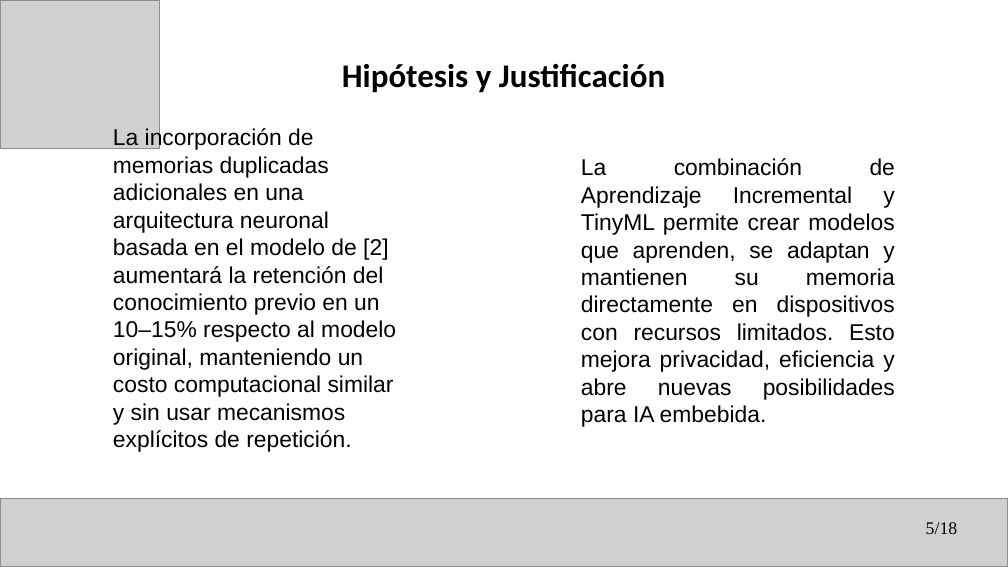
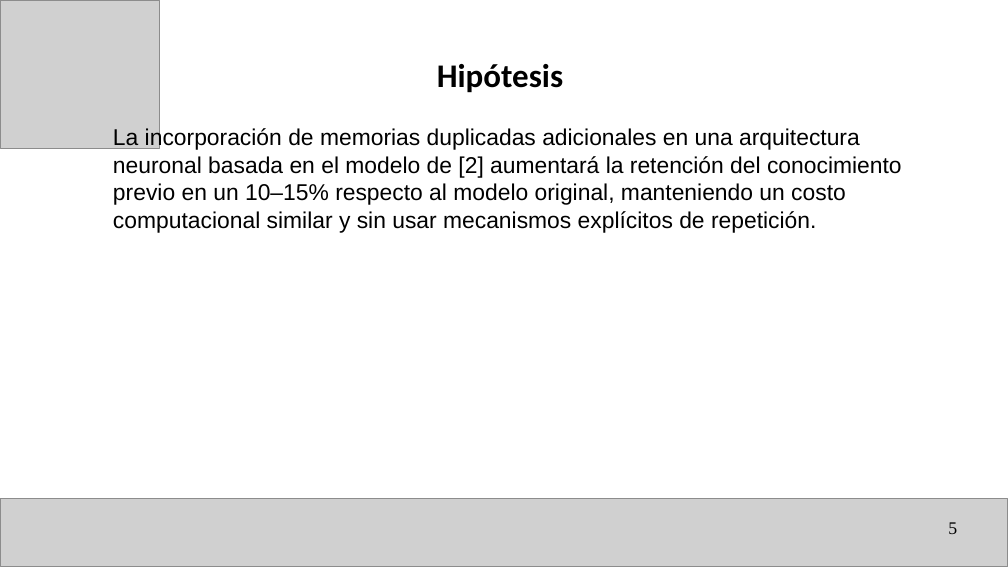
Before and after one commit to Computer-Cluster/Incremental-Learning, a slide deck: slide 5 of Thesis/07_Presentations/Master_Colloquium/First_Colloquium/Modelado de un Esquema de Aprendizaje Incremental con Memoria Distribuida en Redes Neuronales Artificiales.pptx. Drawn at 1008x567 pixels with LibreOffice and Linux fonts; fonts in the diff are those of the drawing; grey boxes stand for pictures. Boxes give left, top, right and bottom in pixels: in the first picture for what was removed or moved away, otherwise in the second. Text is boxed around its words. In the diff, an @@ line names an element or a change of style, - is before the commit and + after.

```diff
--- a/Thesis/07_Presentations/Master_Colloquium/First_Colloquium/Modelado de un Esquema de Aprendizaje Incremental con Memoria Distribuida en Redes Neuronales Artificiales.pptx
+++ b/Thesis/07_Presentations/Master_Colloquium/First_Colloquium/Modelado de un Esquema de Aprendizaje Incremental con Memoria Distribuida en Redes Neuronales Artificiales.pptx
@@ text at [437, 64, 563, 93]: text changed @@
-Hipótesis y Justificación
+Hipótesis
@@ text "La incorporación de memorias duplicadas ..." rewrapped from [113, 127, 396, 452] to [113, 127, 902, 233] @@
@@ text removed at [581, 158, 895, 427] @@
-La combinación de Aprendizaje Incremental y TinyML permite crear modelos que aprenden, se adaptan y mantienen su memoria directamente en dispositivos con recursos limitados. Esto mejora privacidad, eficiencia y abre nuevas posibilidades para IA embebida.
@@ page number at [948, 522, 957, 534]: text changed @@
-5/18
+5
```
Also in this commit, not shown: 3 other slides changed, 3 slides added, 11 other files.
